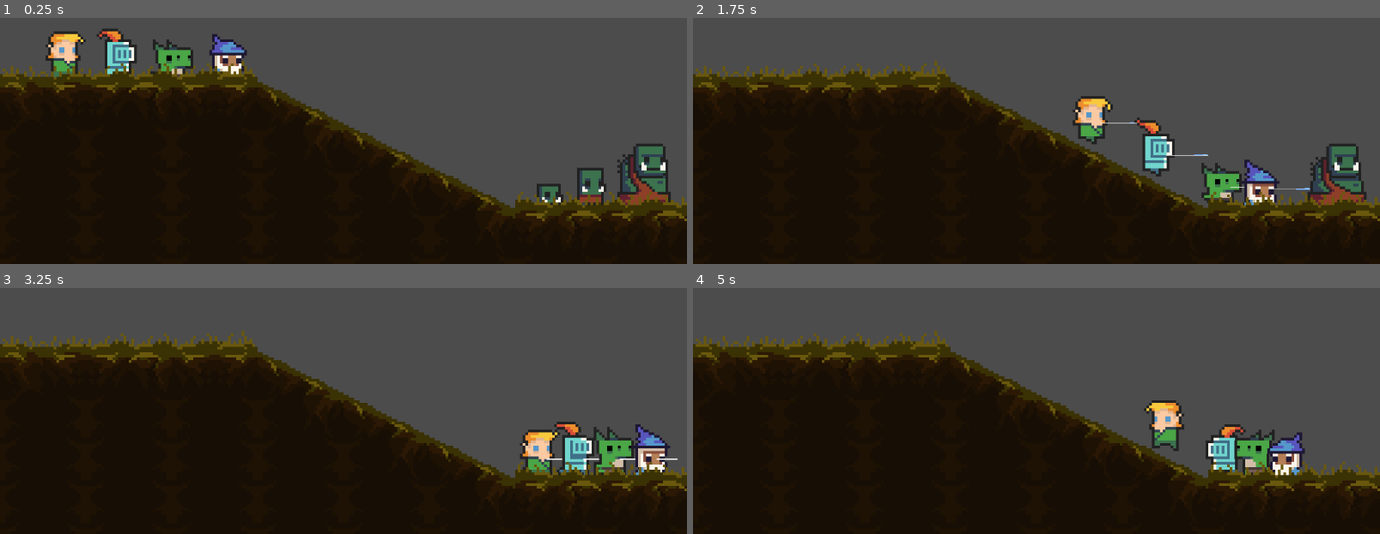
Above: before the commit, frames 1-4 (two rows, left to right).
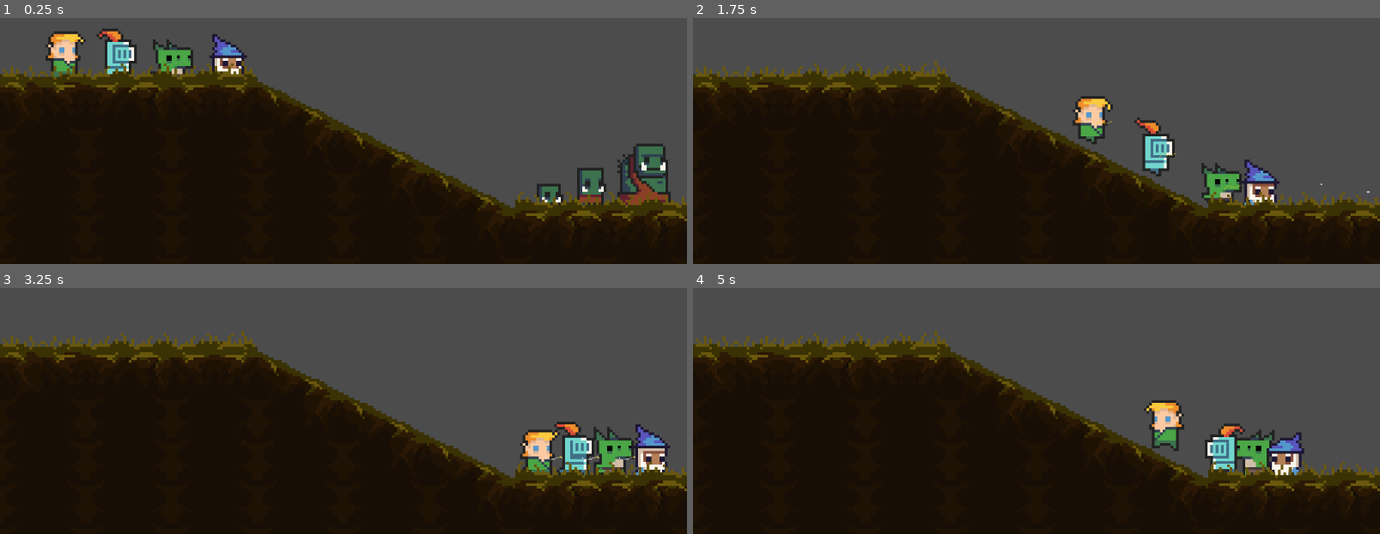
Above: after the commit, the same moments.

Repository: giordanorn/tfgoe
Game: Godot game, scene res://Levels/Test.tscn
The game is run twice, just before and just after one commit, with the same random seed, the same clock (stepped at 60 frames per second) and the same inputs.
Inputs:
- Up to frame 1 (0.25 s): no input
- Up to frame 2 (1.75 s): tap Enter (ui_accept) at 0.5, 0.77, 1.52 s; hold Right (ui_right) from 0.53 s (still down)
- Up to frame 3 (3.25 s): release Right (ui_right) at 2.03 s; hold Left (ui_left) 2.03-2.78 s; hold Right (ui_right) from 2.78 s (still down); tap Enter (ui_accept) at 3.02 s
- Up to frame 4 (5 s): tap Enter (ui_accept) at 3.77, 4.52 s; release Right (ui_right) at 4.28 s; hold Left (ui_left) from 4.28 s (still down)

The runs differ from the first frame. In frame 1, 0.3% of the frame differs, in the area x 30-36%, y 8-23%; in frame 2, 1.6%, in the area x 58-99%, y 41-76%; in frame 3, less than 0.1%; in frame 4, 0.4%.

Commit message:
Ataque do mago criado e script Attack.gd alterado para ajustar o alcance

Diff:
--- a/Objects/Players/Wizard.tscn
+++ b/Objects/Players/Wizard.tscn
@@ -51,7 +51,6 @@
 position = Vector2( 0, -6 )
 frames = SubResource( 2 )
 animation = "idle"
-frame = 1
 playing = true
 
 [node name="Movement" parent="." instance=ExtResource( 11 )]
@@ -59,3 +58,12 @@
 [node name="Health" parent="." instance=ExtResource( 12 )]
 
 [node name="FrontAttack" parent="." instance=ExtResource( 13 )]
+
+[node name="Shape" parent="FrontAttack/HitArea" index="0"]
+scale = Vector2( 3, 1 )
+
+[node name="AnimatedSprite" parent="FrontAttack/HitArea" index="1"]
+scale = Vector2( 0.24, 0.24 )
+frame = 0
+
+[editable path="FrontAttack"]
--- a/Scripts/Attack/Attack.gd
+++ b/Scripts/Attack/Attack.gd
@@ -1,11 +1,11 @@
 extends Node
+
+onready var character = get_parent()
+onready var hit_area = $HitArea
 
 export var strength = 1
 export var animation_time:float = 0.25
 export var cooldown:float = 0.1
-
-onready var character = get_parent()
-onready var hit_area = $HitArea
 
 func _ready():
 	stop_attacking()
@@ -17,10 +17,13 @@
 func attack():
 	add_child(hit_area)
 	var shape = $HitArea/Shape.shape
+	var area_size = hit_area.get_node("Shape").scale
+
 	if character.is_facing_left():
-		hit_area.position=Vector2(-shape.radius,0)
+		hit_area.position=Vector2(-shape.radius*area_size.x,0)
+		print()
 	elif character.is_facing_right():
-		hit_area.position=Vector2(shape.radius,0)
+		hit_area.position=Vector2(shape.radius*area_size.x,0)
 	$AnimationCooldown.start(animation_time)
 
 func stop_attacking():
--- a/Utils/FrontAttack.tscn
+++ b/Utils/FrontAttack.tscn
@@ -1,18 +1,30 @@
-[gd_scene load_steps=10 format=2]
+[gd_scene load_steps=17 format=2]
 
 [ext_resource path="res://Scripts/Attack/Attack.gd" type="Script" id=1]
-[ext_resource path="res://Sprites/Characters/Attacks/StabAttack/tile000.png" type="Texture" id=2]
-[ext_resource path="res://Sprites/Characters/Attacks/StabAttack/tile001.png" type="Texture" id=3]
-[ext_resource path="res://Sprites/Characters/Attacks/StabAttack/tile002.png" type="Texture" id=4]
-[ext_resource path="res://Sprites/Characters/Attacks/StabAttack/tile003.png" type="Texture" id=5]
-[ext_resource path="res://Sprites/Characters/Attacks/StabAttack/tile004.png" type="Texture" id=6]
-[ext_resource path="res://Sprites/Characters/Attacks/StabAttack/tile005.png" type="Texture" id=7]
+[ext_resource path="res://Sprites/Characters/Attacks/LightningAttack/tile000.png" type="Texture" id=2]
+[ext_resource path="res://Sprites/Characters/Attacks/LightningAttack/tile001.png" type="Texture" id=3]
+[ext_resource path="res://Sprites/Characters/Attacks/LightningAttack/tile002.png" type="Texture" id=4]
+[ext_resource path="res://Sprites/Characters/Attacks/LightningAttack/tile003.png" type="Texture" id=5]
+[ext_resource path="res://Sprites/Characters/Attacks/LightningAttack/tile004.png" type="Texture" id=6]
+[ext_resource path="res://Sprites/Characters/Attacks/LightningAttack/tile005.png" type="Texture" id=7]
+[ext_resource path="res://Sprites/Characters/Attacks/LightningAttack/tile006.png" type="Texture" id=8]
+[ext_resource path="res://Sprites/Characters/Attacks/StabAttack/tile000.png" type="Texture" id=9]
+[ext_resource path="res://Sprites/Characters/Attacks/StabAttack/tile001.png" type="Texture" id=10]
+[ext_resource path="res://Sprites/Characters/Attacks/StabAttack/tile002.png" type="Texture" id=11]
+[ext_resource path="res://Sprites/Characters/Attacks/StabAttack/tile003.png" type="Texture" id=12]
+[ext_resource path="res://Sprites/Characters/Attacks/StabAttack/tile004.png" type="Texture" id=13]
+[ext_resource path="res://Sprites/Characters/Attacks/StabAttack/tile005.png" type="Texture" id=14]
 
 [sub_resource type="CircleShape2D" id=1]
 
 [sub_resource type="SpriteFrames" id=2]
 animations = [ {
-"frames": [ ExtResource( 2 ), ExtResource( 3 ), ExtResource( 4 ), ExtResource( 5 ), ExtResource( 6 ), ExtResource( 7 ) ],
+"frames": [ ExtResource( 2 ), ExtResource( 3 ), ExtResource( 4 ), ExtResource( 5 ), ExtResource( 6 ), ExtResource( 7 ), ExtResource( 8 ) ],
+"loop": true,
+"name": "WizBaseAttack",
+"speed": 15.0
+}, {
+"frames": [ ExtResource( 9 ), ExtResource( 10 ), ExtResource( 11 ), ExtResource( 12 ), ExtResource( 13 ), ExtResource( 14 ) ],
 "loop": true,
 "name": "ElfBaseAttack",
 "speed": 10.0
@@ -30,9 +42,10 @@
 }
 
 [node name="AnimatedSprite" type="AnimatedSprite" parent="HitArea"]
-scale = Vector2( 0.075, 0.075 )
+scale = Vector2( 0.08, 0.08 )
 frames = SubResource( 2 )
-animation = "ElfBaseAttack"
+animation = "WizBaseAttack"
+frame = 1
 playing = true
 
 [node name="AttackCooldown" type="Timer" parent="."]
Binary file added: Sprites/Characters/Attacks/LightningAttack/tile000.png
Not shown, added: Sprites/Characters/Attacks/LightningAttack/tile000.png.import
Binary file added: Sprites/Characters/Attacks/LightningAttack/tile001.png
Not shown, added: Sprites/Characters/Attacks/LightningAttack/tile001.png.import
Binary file added: Sprites/Characters/Attacks/LightningAttack/tile002.png
Not shown, added: Sprites/Characters/Attacks/LightningAttack/tile002.png.import
Binary file added: Sprites/Characters/Attacks/LightningAttack/tile003.png
Not shown, added: Sprites/Characters/Attacks/LightningAttack/tile003.png.import
Binary file added: Sprites/Characters/Attacks/LightningAttack/tile004.png
Not shown, added: Sprites/Characters/Attacks/LightningAttack/tile004.png.import
Binary file added: Sprites/Characters/Attacks/LightningAttack/tile005.png
Not shown, added: Sprites/Characters/Attacks/LightningAttack/tile005.png.import
(and 2 more such lines)
